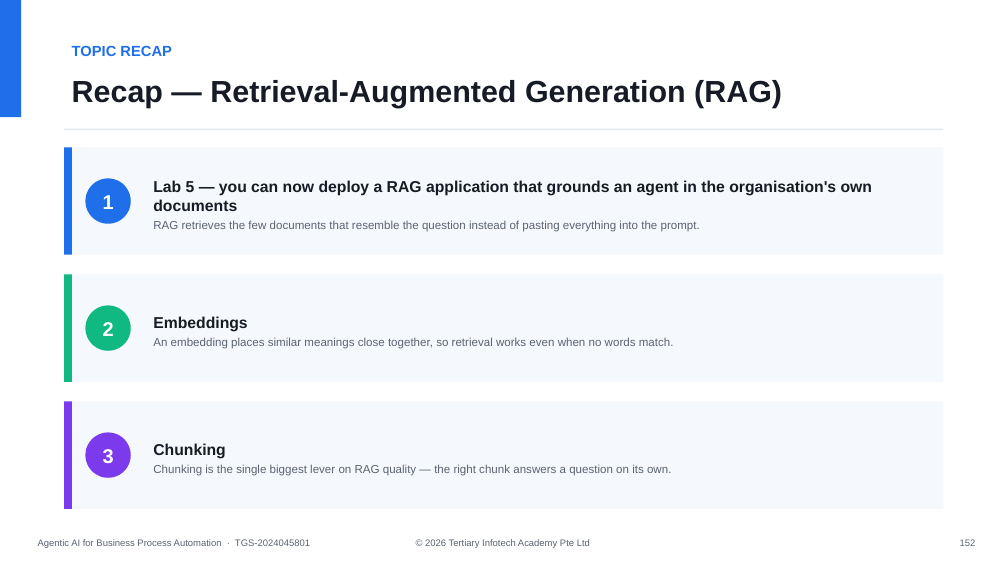
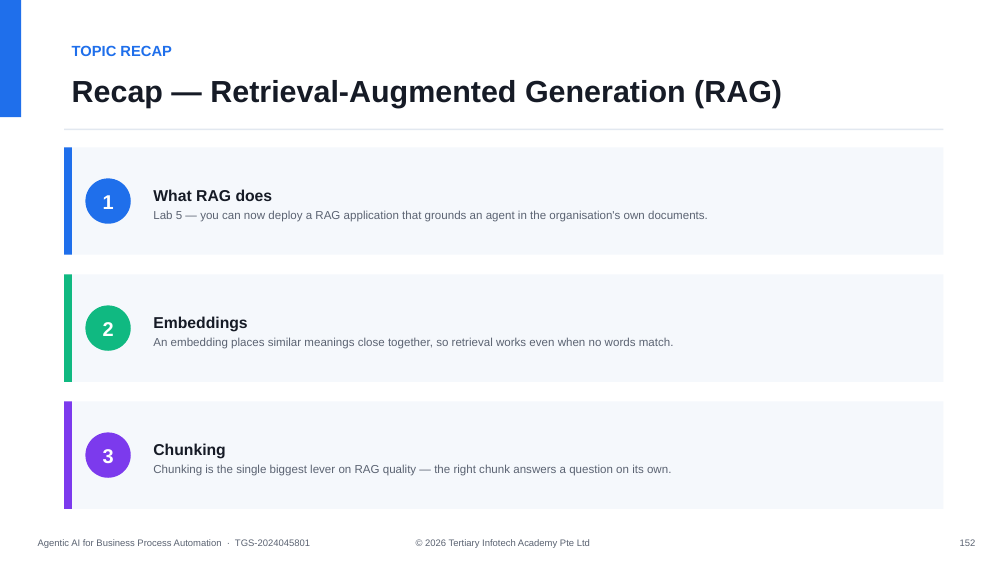
Before and after one commit to tertiarycourses/TGS-2024045801-Agentic-AI-for-Business-Process-Automation, a slide deck: slide 153 of courseware/Agentic AI for Business Process Automation-v1.1.pptx. Drawn at 1008x567 pixels with LibreOffice and Linux fonts; fonts in the diff are those of the drawing. Boxes give left, top, right and bottom in pixels: in the first picture for what was removed or moved away, otherwise in the second. Text is boxed around its words. In the diff, an @@ line names an element or a change of style, - is before the commit and + after.

```diff
--- a/courseware/Agentic AI for Business Process Automation-v1.1.pptx
+++ b/courseware/Agentic AI for Business Process Automation-v1.1.pptx
@@ text at (153,189,708,222): text changed @@
-Lab 5 — you can now deploy a RAG application that grounds an agent in the organisation's own documents
-RAG retrieves the few documents that resemble the question instead of pasting everything into the prompt.
+What RAG does
+Lab 5 — you can now deploy a RAG application that grounds an agent in the organisation's own documents.
```
Also in this commit, not shown: 2 other slides changed, 6 other files.
